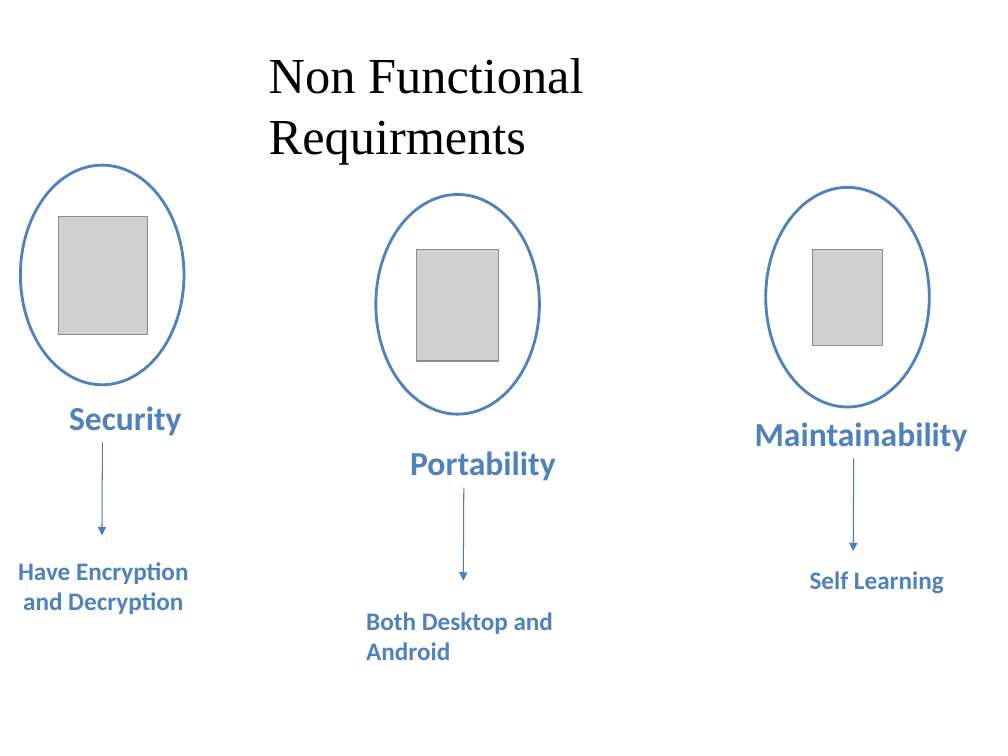
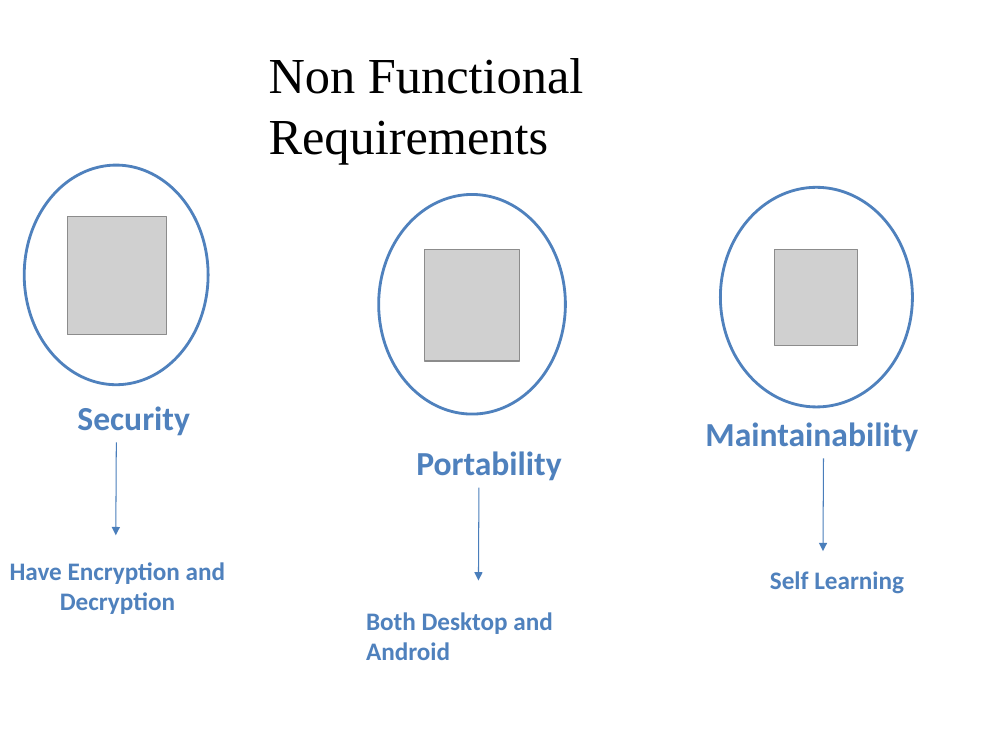
Before and after one commit to DevJohnIbrahim/SSM-GP, a slide deck: slide 9 of SRS/Presentation.pptx. Drawn at 1008x756 pixels with LibreOffice and Linux fonts; fonts in the diff are those of the drawing; grey boxes stand for pictures. Boxes give left, top, right and bottom in pixels: in the first picture for what was removed or moved away, otherwise in the second. Text is boxed around its words. In the diff, an @@ line names an element or a change of style, - is before the commit and + after.

```diff
--- a/SRS/Presentation.pptx
+++ b/SRS/Presentation.pptx
@@ text at (269, 58, 583, 164): text changed @@
-Non Functional Requirments
+Non Functional Requirements
@@ ellipse: place and size @@
-ellipse at (20, 165, 183, 385)
+ellipse at (24, 165, 208, 385)
@@ ellipse: place and size @@
-ellipse at (376, 195, 539, 414)
+ellipse at (379, 195, 565, 414)
@@ ellipse: place and size @@
-ellipse at (766, 187, 929, 407)
+ellipse at (721, 187, 913, 407)
@@ picture: place and size @@
-picture at (58, 217, 147, 335)
+picture at (67, 217, 166, 335)
@@ picture: place and size @@
-picture at (416, 249, 499, 361)
+picture at (424, 249, 519, 361)
@@ picture: place and size @@
-picture at (812, 250, 883, 346)
+picture at (775, 250, 858, 346)
@@ text "Security": place and size @@
-text "Security" at (69, 406, 182, 436)
+text "Security" at (77, 406, 190, 436)
@@ text "Maintainability": place and size @@
-text "Maintainability" at (755, 422, 968, 452)
+text "Maintainability" at (705, 422, 918, 452)
@@ arrow removed from (103, 443) to (102, 535) @@
@@ freeform shape added at (116, 443, 117, 535), outline #4A7EBB 0.75 pt @@
@@ text "Portability": place and size @@
-text "Portability" at (410, 451, 555, 481)
+text "Portability" at (416, 451, 561, 481)
@@ freeform shape added at (823, 459, 824, 551), outline #4A7EBB 0.75 pt @@
@@ arrow removed from (854, 459) to (853, 551) @@
@@ arrow removed from (464, 488) to (464, 581) @@
@@ freeform shape added at (479, 488, 480, 581), outline #4A7EBB 0.75 pt @@
@@ text "Have Encryption and Decryption" rewrapped from (18, 562, 188, 614) to (10, 562, 225, 614) @@
@@ text "Self Learning": place and size @@
-text "Self Learning" at (810, 571, 944, 594)
+text "Self Learning" at (770, 571, 904, 594)
```
Also in this commit, not shown: 7 other slides changed, 2 slides added.
